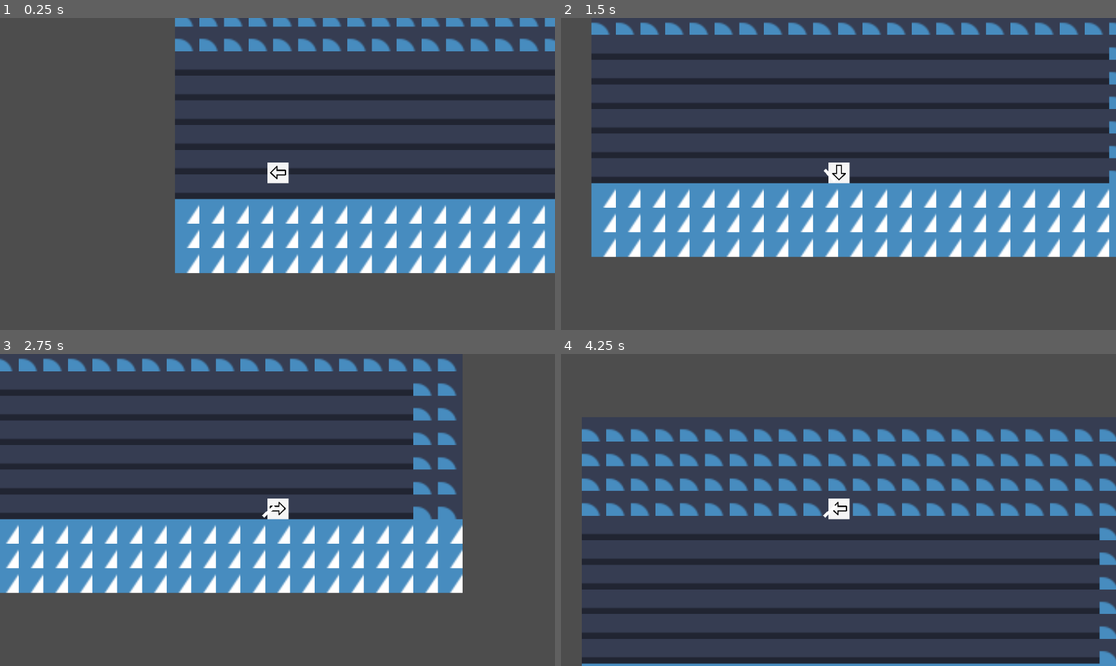
Above: before the commit, frames 1-4 (two rows, left to right).
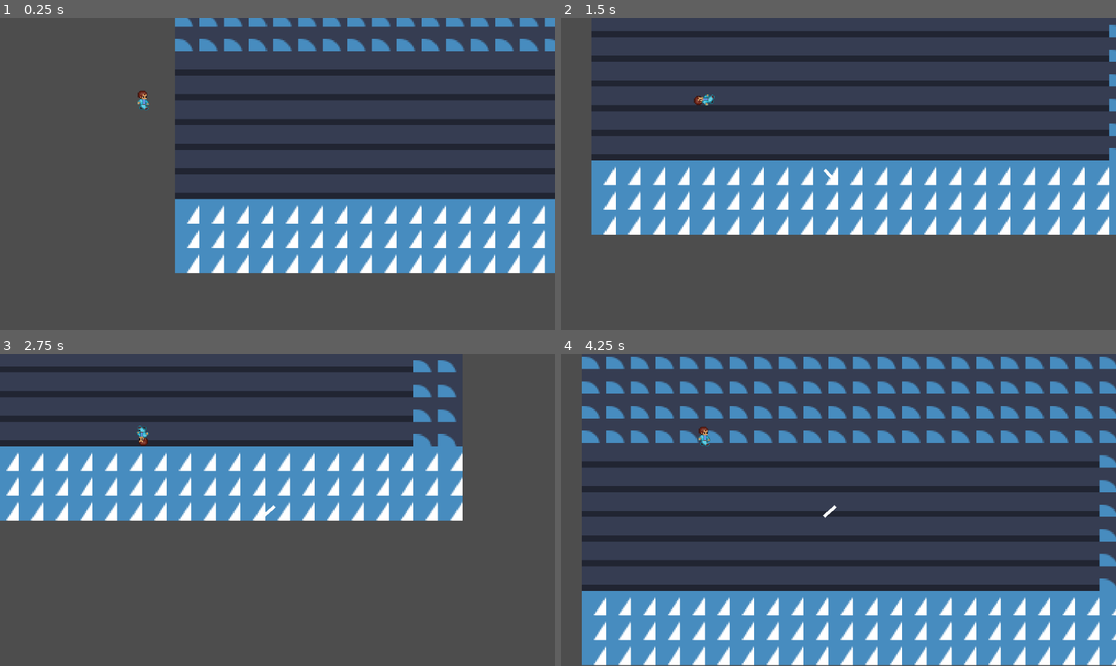
Above: after the commit, the same moments.

Repository: M1shaG/best-gamedev-ever
Game: Godot game, scene res://scenes/Game.tscn
Same seed, same stepped clock (60 frames per second), same inputs: the game is played once before the commit and once after it. The engine's default icon, where the game draws it, is replaced by a stand-in: a white triangle on a blue panel in a dark square.
Inputs (mouse positions are in pixels of both pictures, inside the frame that each line leads up to):
- Up to frame 1 (0.25 s): no input
- Up to frame 2 (1.5 s): tap Enter at 0.5 s; move the mouse to (960, 158) at 0.52 s; hold Right (ui_right) 0.53-1.28 s; click (960, 158) at 0.6 s; move the mouse to (727, 189) at 1.27 s; hold Down (ui_down) from 1.28 s (still down); click (727, 189) at 1.35 s
- Up to frame 3 (2.75 s): move the mouse to (333, 441) at 2.02 s; release Down (ui_down) at 2.03 s; hold Right (ui_right) from 2.03 s (still down); click (333, 441) at 2.1 s
- Up to frame 4 (4.25 s): move the mouse to (810, 572) at 2.77 s; release Right (ui_right) at 2.78 s; hold Up (ui_up) 2.78-3.53 s; click (810, 572) at 2.85 s; move the mouse to (1005, 556) at 3.52 s; hold Left (ui_left) from 3.53 s (still down); click (1005, 556) at 3.6 s

The runs differ from the first frame. In frame 1, 0.9% of the frame differs, in the area x 24-100%, y 0-82%; in frame 2, 25%; in frame 3, 43%, in the area x 0-84%, y 1-77%; in frame 4, 42%.

Commit message:
start adding pixel art char

Diff:
--- a/project.godot
+++ b/project.godot
@@ -54,3 +54,7 @@
 "events": [Object(InputEventMouseButton,"resource_local_to_scene":false,"resource_name":"","device":-1,"window_id":0,"a …(253 unchanged characters)…
 ]
 }
+
+[rendering]
+
+textures/canvas_textures/default_texture_filter=0
--- a/scenes/main_ch.tscn
+++ b/scenes/main_ch.tscn
@@ -1,23 +1,50 @@
-[gd_scene load_steps=6 format=3 uid="uid://50aa3itmoamg"]
+[gd_scene load_steps=11 format=3 uid="uid://50aa3itmoamg"]
 
 [ext_resource type="Script" uid="uid://cccb154kcpdvh" path="res://scripts/main_ch.gd" id="1_o1cwk"]
-[ext_resource type="Texture2D" uid="uid://ch88l8ai7neoy" path="res://assets/temp_ch.jpg" id="1_p52uj"]
+[ext_resource type="Texture2D" uid="uid://brmk803dbkelc" path="res://assets/animations/main_ch/right/right1.png" id="2_17se6"]
+[ext_resource type="Texture2D" uid="uid://62wmterm4nui" path="res://assets/animations/main_ch/right/right2.png" id="3_hy4sk"]
 [ext_resource type="Texture2D" uid="uid://cperitcu6ap6b" path="res://assets/weapon.jpg" id="3_okabw"]
+[ext_resource type="Texture2D" uid="uid://ow6b7cog35rv" path="res://assets/animations/main_ch/right/right3.png" id="4_40qls"]
 [ext_resource type="AudioStream" uid="uid://hm0k2dklkivg" path="res://assets/ЛЕГЕНДАРНЫЙ КРИТ ПАПИЧА!_1.mp3" id="4_nxtsy"]
+[ext_resource type="Texture2D" uid="uid://cggixtyog8y71" path="res://assets/animations/main_ch/right/right4.png" id="5_j58iv"]
+[ext_resource type="Texture2D" uid="uid://b4873rowhbie6" path="res://assets/animations/main_ch/right/right5.png" id="6_h2g4i"]
+
+[sub_resource type="SpriteFrames" id="SpriteFrames_0v05q"]
+animations = [{
+"frames": [{
+"duration": 1.0,
+"texture": ExtResource("2_17se6")
+}, {
+"duration": 1.0,
+"texture": ExtResource("3_hy4sk")
+}, {
+"duration": 1.0,
+"texture": ExtResource("4_40qls")
+}, {
+"duration": 1.0,
+"texture": ExtResource("5_j58iv")
+}, {
+"duration": 1.0,
+"texture": ExtResource("6_h2g4i")
+}],
+"loop": true,
+"name": &"default",
+"speed": 5.0
+}]
 
 [sub_resource type="RectangleShape2D" id="RectangleShape2D_o1cwk"]
-size = Vector2(89, 89)
+size = Vector2(52, 85.5)
 
 [node name="CharacterBody2D" type="CharacterBody2D"]
 script = ExtResource("1_o1cwk")
 
-[node name="main" type="Sprite2D" parent="."]
-position = Vector2(562, 311)
-scale = Vector2(0.139062, 0.139062)
-texture = ExtResource("1_p52uj")
+[node name="main" type="AnimatedSprite2D" parent="."]
+position = Vector2(-1, 1)
+scale = Vector2(3.18985, 3.18985)
+sprite_frames = SubResource("SpriteFrames_0v05q")
 
-[node name="CollisionShape2D" type="CollisionShape2D" parent="."]
-position = Vector2(562, 311)
+[node name="main_col" type="CollisionShape2D" parent="."]
+position = Vector2(1, 1.75)
 shape = SubResource("RectangleShape2D_o1cwk")
 
 [node name="weapon" type="Sprite2D" parent="."]
--- a/scripts/main_ch.gd
+++ b/scripts/main_ch.gd
@@ -4,7 +4,7 @@
 @export var attack_duration = 1
 @export var rotation_speed = 360.0
 
-var main_ch: Sprite2D
+var main_ch: AnimatedSprite2D
 var weapon: Sprite2D
 var rotating = false
 var rotation_timer = 0.0
@@ -24,7 +24,6 @@
 func get_input():
 	var input_direction = Input.get_vector("ui_left", "ui_right", "ui_up", "ui_down")
 	velocity = input_direction * speed
-
 	if Input.is_action_just_pressed("weapon_attack"):
 		weapon_attack()
 
Binary file added: assets/animations/main_ch/right/right1.png
Not shown, added: assets/animations/main_ch/right/right1.png.import
Binary file added: assets/animations/main_ch/right/right2.png
Not shown, added: assets/animations/main_ch/right/right2.png.import
Binary file added: assets/animations/main_ch/right/right3.png
Not shown, added: assets/animations/main_ch/right/right3.png.import
Binary file added: assets/animations/main_ch/right/right4.png
Not shown, added: assets/animations/main_ch/right/right4.png.import
Binary file added: assets/animations/main_ch/right/right5.png
Not shown, added: assets/animations/main_ch/right/right5.png.import
Binary file added: assets/бег назад.aseprite
Binary file added: assets/прямо ходьба.aseprite
(and 11 more such lines)
